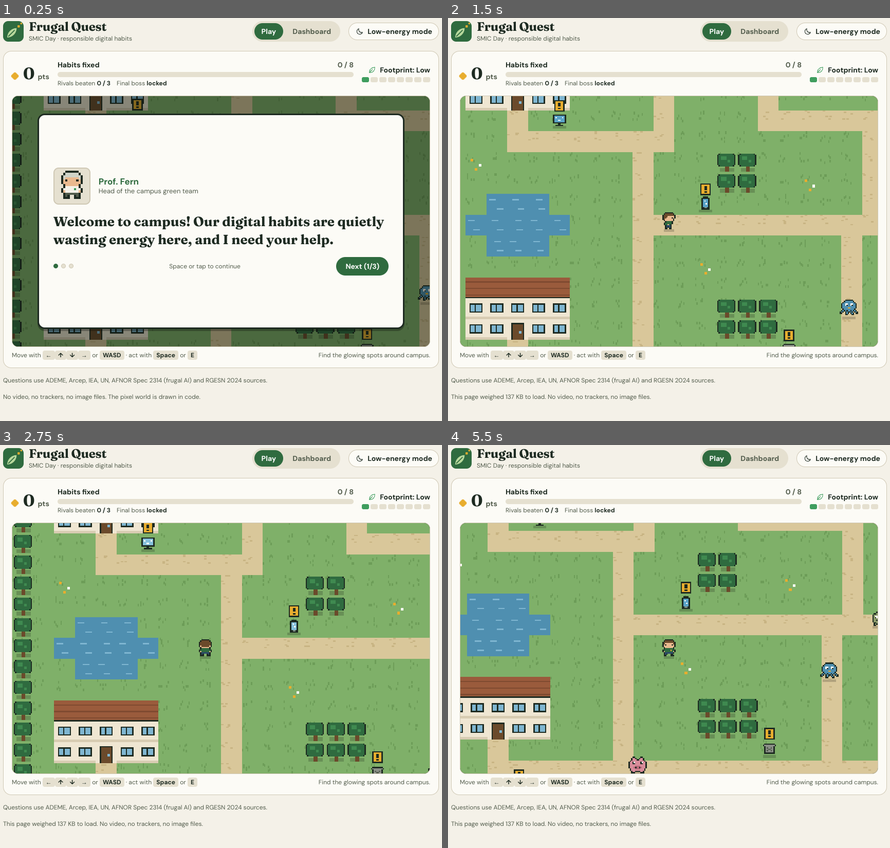
Above: before the commit, frames 1-4 (two rows, left to right).
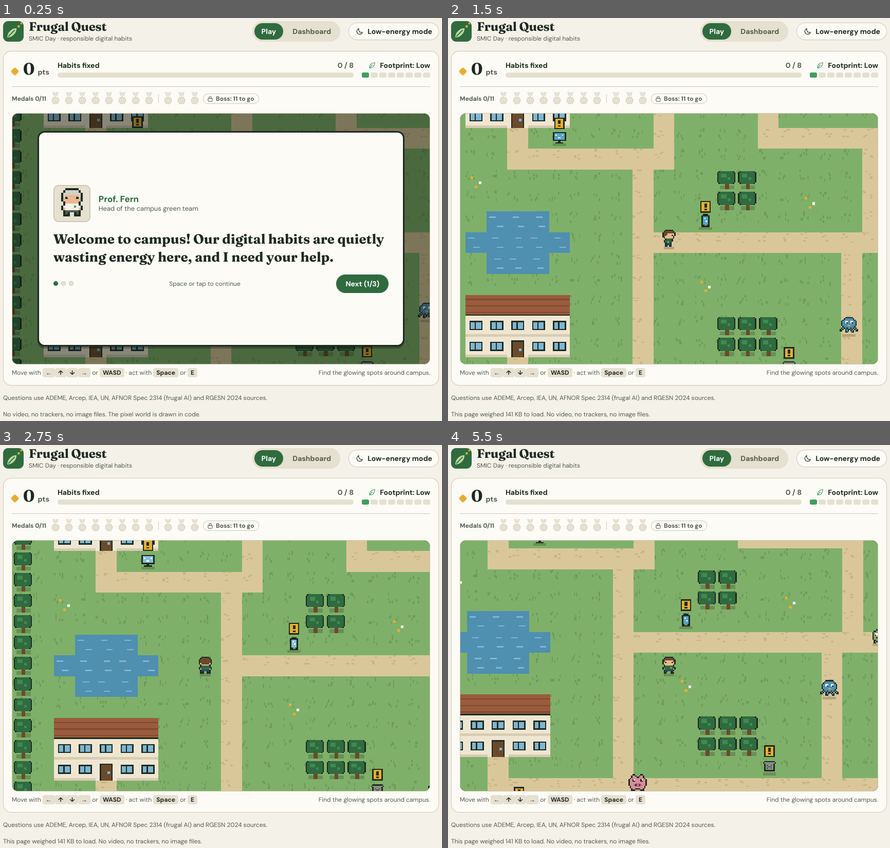
Above: after the commit, the same moments.

Repository: ArthurrMrv/gun_game
Game: browser game, page index.html
The game is run twice, just before and just after one commit, with the same random seed, the same clock (stepped at 60 frames per second) and the same inputs.
Inputs (mouse positions are in pixels of both pictures, inside the frame that each line leads up to; where the layout moved, square brackets give the same spot in the first picture):
- Up to frame 1 (0.25 s): no input
- Up to frame 2 (1.5 s): click "Play" at 0.27 s; click "Next (1/3)" at 0.52 s; click "Next (2/3)" at 0.77 s; hold Right from 1.03 s (still down); click (669, 263) [669, 247] at 1.07 s; tap Space at 1.1 s
- Up to frame 3 (2.75 s): release Right at 1.53 s; hold Down 1.58-1.85 s; tap Space at 1.6, 2.1, 2.6 s; click (137, 638) [137, 622] at 1.67 s; hold Left 1.9-2.47 s; click (304, 626) [304, 610] at 2.27 s; hold Up from 2.52 s (still down)
- Up to frame 4 (5.5 s): release Up at 2.82 s; click (730, 715) [730, 698] at 2.87 s; hold Right 2.87-3.53 s; tap Space every 0.5 s from 3.1 to 5.1 s; click (562, 727) [562, 710] at 3.47 s; hold Up 3.58-3.82 s; hold Left 3.87-4.3 s; click (669, 614) [669, 598] at 4.07 s; hold Down 4.35-4.68 s; click (792, 678) [792, 658] at 4.67 s; hold Right 4.73-5.23 s; click (545, 666) [545, 646] at 5.27 s; hold Down from 5.28 s (still down)

The runs differ from the first frame. In frame 1, 25% of the frame differs, in the area x 0-100%, y 0-100%; in frame 2, 28%; in frame 3, 29%; in frame 4, 29%.

Commit message:
Add medal tracker in header, unlock boss at 11 medals, first-duel progress message

Diff:
--- a/index.html
+++ b/index.html
@@ -178,6 +178,24 @@
 @media (max-width: 480px) { .dlg { inset: 4% 3%; } .dlg .keyhint { display: none; } }
 .sub { font: 400 12px/16px var(--sans); color: var(--ink-muted); margin-top: 4px; display: flex; gap: 12px; flex-wrap: wrap; }
 .sub b { font-weight: 600; color: var(--ink); }
+.medals { grid-column: 1 / -1; display: flex; align-items: center; gap: 6px; flex-wrap: wrap; padding-top: 10px; border-top: 1px solid var(--line); }
+@media (max-width: 480px) { .medals { gap: 3px; } .medals .lbl2 { width: 100%; } }
+.medals .lbl2 { font: 600 12px/16px var(--sans); color: var(--ink-muted); margin-right: 2px; font-variant-numeric: tabular-nums; }
+.medal { width: 20px; height: 25px; flex: none; display: block; }
+.medal .rib { fill: var(--surface-300); }
+.medal .disc { fill: var(--surface-300); stroke: var(--line); stroke-width: 1.2; stroke-dasharray: 2 1.5; }
+.medal.got .rib { fill: var(--moss); }
+.medal.got .disc { stroke: var(--ink); stroke-dasharray: none; }
+.medal.gold .disc { fill: var(--sun); }
+.medal.silver .disc { fill: #c9cdc2; }
+.medal.rival .disc { fill: var(--sky); }
+.medal.pop { animation: pop .6s ease; }
+@keyframes pop { 40% { transform: scale(1.6) translateY(-3px); } }
+.medals .sep { width: 1px; height: 16px; background: var(--line); margin: 0 2px; }
+.boss-ic { display: inline-flex; align-items: center; gap: 4px; font: 600 12px/16px var(--sans); color: var(--ink-muted); padding: 1px 8px 1px 6px; border-radius: 99px; border: 1px solid var(--line); }
+.boss-ic svg { width: 14px; height: 14px; }
+.boss-ic.open { background: var(--impact-high); border-color: var(--impact-high); color: #fff; }
+.boss-ic.done { background: var(--fern); border-color: var(--fern); color: var(--ink); }
 
 /* Battle */
 .modal.battle-modal { max-width: 560px; gap: 12px; }
@@ -207,7 +225,7 @@
   .modal { padding: 18px; }
   .brand b { font-size: 21px; }
 }
-@media (prefers-reduced-motion: reduce) { .fill, .hp i { transition: none; } }
+@media (prefers-reduced-motion: reduce) { .fill, .hp i { transition: none; } .medal.pop { animation: none; } }
 </style>
 
 <svg width="0" height="0" style="position:absolute" aria-hidden="true">
@@ -234,6 +252,8 @@
     <symbol id="i-share" viewBox="0 0 24 24"><circle cx="6" cy="12" r="2.5" fill="none" stroke="currentColor" stroke-wi …(278 unchanged characters)…
     <symbol id="i-user" viewBox="0 0 24 24"><circle cx="12" cy="8" r="4" fill="none" stroke="currentColor" stroke-width="1.5"/><path d="M4.5 20.5a7.5 7.5 0 0 1 15 0" fill="none" stroke="currentColor" stroke-width="1.5" stroke-linecap="round"/></symbol>
     <symbol id="i-ai" viewBox="0 0 24 24"><rect x="5" y="7" width="14" height="11" rx="3" fill="none" stroke="currentColor" stroke-width="1.5"/><path d="M12 3.5V7M9.5 12v1M14.5 12v1M3 11.5v3M21 11.5v3" stroke="currentColor" stroke-width="1.5" stroke-linecap="round"/></symbol>
+    <symbol id="i-lock" viewBox="0 0 24 24"><rect x="5" y="11" width="14" height="10" rx="2" fill="none" stroke="currentColor" stroke-width="1.8"/><path d="M8 11V8a4 4 0 0 1 8 0v3" fill="none" stroke="currentColor" stroke-width="1.8"/></symbol>
+    <symbol id="i-unlock" viewBox="0 0 24 24"><rect x="5" y="11" width="14" height="10" rx="2" fill="none" stroke="currentColor" stroke-width="1.8"/><path d="M8 11V8a4 4 0 0 1 7.5-2" fill="none" stroke="currentColor" stroke-width="1.8"/></symbol>
     <symbol id="i-web" viewBox="0 0 24 24"><rect x="3" y="4.5" width="18" height="12" rx="2" fill="none" stroke="currentColor" stroke-width="1.5"/><path d="M8 20h8M12 16.5V20M6.5 8h6M6.5 11h4" stroke="currentColor" stroke-width="1.5" stroke-linecap="round"/></symbol>
   </defs>
 </svg>
@@ -258,12 +278,12 @@
         <div class="prog">
           <div class="lbl"><span>Habits fixed</span><span id="fixedTxt">0 / 8</span></div>
           <div class="track"><div class="fill" id="fixedBar"></div></div>
-          <div class="sub"><span>Rivals beaten <b id="rivTxt">0 / 3</b></span><span>Final boss <b id="bossTxt">locked</b></span></div>
         </div>
         <div class="meter">
           <div class="lbl" id="impactLbl"><svg style="color:var(--impact-low)"><use href="#i-leaf"/></svg><span>Footprint: Low</span></div>
           <div class="segs" id="segs" aria-hidden="true"><i></i><i></i><i></i><i></i><i></i><i></i><i></i><i></i></div>
         </div>
+        <div class="medals" id="medals" aria-label="Medals"></div>
       </div>
       <div class="stage">
         <canvas id="cv" width="320" height="192" aria-label="Pixel campus. Move the character to the glowing spots and press Space to fix each habit." tabindex="0"></canvas>
@@ -607,6 +627,7 @@
 /* ---------- State ---------- */
 let S;
 function newRun() {
+  shownMedals = {};
   S = { x: 10 * T + 3, y: 10 * T - 2, dir: "down", flip: false, step: 0, moving: false,
     score: 0, streak: 0, done: {}, results: {}, used: {}, stats: {}, finished: false, started: true, rated: null,
     rivals: RIVALS.map((r) => ({ id: r.id, pos: (r.a + r.b) / 2, v: 1, beaten: false, cool: 0 })), boss: "locked" };
@@ -816,14 +837,39 @@
   if (sp && !S.done[sp.id]) openQuestion(sp);
 }
 
+/* ---------- Medals: 8 habits + 3 rivals unlock the final boss ---------- */
+const MEDAL_TOTAL = 11;
+const medalCount = () => Object.keys(S.done).length + S.rivals.filter((r) => r.beaten).length;
+const allMedals = () => medalCount() >= MEDAL_TOTAL;
+let shownMedals = {};
+function medalSvg(cls, title, key) {
+  const fresh = cls.includes("got") && !shownMedals[key] && !modalOpen; // animate once, when visible
+  if (fresh) shownMedals[key] = true;
+  const pop = fresh ? " pop" : "";
+  return `<svg class="medal ${cls}${pop}" viewBox="0 0 16 20" role="img" aria-label="${esc(title)}"><title>${esc(title)}</title><path class="rib" d="M3 0h4l2 6H5zM9 0h4l-2 6H7z"/><circle class="disc" cx="8" cy="13" r="5.5"/></svg>`;
+}
+function renderMedals() {
+  const n = medalCount();
+  let h = `<span class="lbl2">Medals ${n}/${MEDAL_TOTAL}</span>`;
+  h += SPOTS.map((sp) => { const d = S.done[sp.id];
+    return medalSvg(d ? `got ${d === "right" ? "gold" : "silver"}` : "", `${THEMES[sp.id].name}: ${d ? (d === "right" ? "fixed, gold" : "fixed, silver") : "not yet"}`, sp.id); }).join("");
+  h += '<span class="sep" aria-hidden="true"></span>';
+  h += S.rivals.map((rs) => medalSvg(rs.beaten ? "got rival" : "", `${rivalDef(rs.id).name}: ${rs.beaten ? "beaten" : "not yet"}`, rs.id)).join("");
+  const st = S.boss === "won" ? ["done", "check", "Boss beaten"] : S.boss === "open" ? ["open", "unlock", "Boss awake!"] : S.boss === "lost" ? ["", "cross", "Boss escaped"] : ["", "lock", `Boss: ${MEDAL_TOTAL - n} to go`];
+  h += `<span class="boss-ic ${st[0]}">${icon(st[1])}${st[2]}</span>`;
+  $("#medals").innerHTML = h;
+}
+function afterMedal() { // called after a medal is earned
+  if (allMedals() && S.boss === "locked") { setTimeout(openBoss, 250); return; }
+}
+
 /* ---------- HUD ---------- */
 function updateHud() {
   $("#score").textContent = S.score.toLocaleString("en-US");
   const n = Object.keys(S.done).length;
   $("#fixedTxt").textContent = `${n} / 8`;
   $("#fixedBar").style.width = (n / 8 * 100) + "%";
-  $("#rivTxt").textContent = `${S.rivals.filter((r) => r.beaten).length} / 3`;
-  $("#bossTxt").textContent = { locked: "locked", open: "awake!", won: "defeated", lost: "escaped" }[S.boss];
+  renderMedals();
   const wrong = Object.values(S.done).filter((v) => v === "wrong").length;
   const segs = document.querySelectorAll("#segs i");
   const level = wrong === 0 ? "low" : wrong <= 2 ? "mid" : "high";
@@ -856,14 +902,14 @@
   say([
     { who: "Prof. Fern", text: "Welcome to campus! Our digital habits are quietly wasting energy here, and I need your help." },
     { who: "Prof. Fern", text: "Walk to the 8 glowing spots with the arrows or WASD, then press Space to fix each habit by answering a question." },
-    { who: "Prof. Fern", text: "Careful: 3 rivals roam the paths and will challenge you to a duel. Fix every habit and the final boss wakes up!" }
+    { who: "Prof. Fern", text: "3 rivals also roam the paths. Fix the 8 habits and win the 3 duels to earn 11 medals (look at the top). Collect them all and the final boss wakes up!" }
   ]);
 }
 
 function openBoss() {
   S.boss = "open"; updateHud();
   say([
-    { who: "Prof. Fern", text: "All 8 habits fixed. Brilliant! But the campus servers are heating up…" },
+    { who: "Prof. Fern", text: "That's all 11 medals. Brilliant! But the campus servers are heating up…" },
     { who: "The Overclock", text: "WHO turned off my autoplay?! Come to the middle of campus and face me!" }
   ]);
 }
@@ -995,6 +1041,11 @@
     if (won && isBoss) { back(); setTimeout(finish, 200); return; }
     if (!won && isBoss) { closeModal(); modal.classList.remove("battle-modal"); startBattle(def, rs); return; }
     back();
+    if (won && rs) {
+      if (allMedals()) afterMedal();
+      else if (!S.toldProgress) { S.toldProgress = true; const left = MEDAL_TOTAL - medalCount();
+        setTimeout(() => say([{ who: "Prof. Fern", text: `Let's go, first duel won! Still ${left} medal${left > 1 ? "s" : ""} to go before the final boss. Keep an eye on the medals at the top.` }]), 250); }
+    }
     if (!won && rs) { rs.cool = performance.now() + 5000; // step back so the duel doesn't restart at once
       for (const [dx, dy] of [[0, -20], [0, 20], [-20, 0], [20, 0]]) if (!blocked(S.x + dx, S.y + dy)) { S.x += dx; S.y += dy; break; } }
   });
@@ -1029,13 +1080,13 @@
   let gained = 0;
   if (ok) { S.streak++; gained = 100 + (S.streak - 1) * 25; S.score += gained; } else S.streak = 0;
   S.done[sp.id] = ok ? "right" : "wrong"; S.results[sp.id] = ok; record(sp.id, ok);
-  const last = Object.keys(S.done).length === 8;
+  const last = allMedals();
   $("#after").innerHTML = `
     <div class="verdict" style="color:var(${ok ? "--impact-low" : "--impact-high"})">${icon(ok ? "check" : "cross")}<span style="color:var(--ink)">${ok ? `Habit fixed. +${gained} pts${S.streak > 1 ? ` · streak ×${S.streak}` : ""}` : "Not quite. Here is what the numbers say."}</span></div>
     <div class="fact">${icon("info")}<div><b>Did you know?</b><p>${esc(Q.f)}</p><span class="src">Source: ${esc(Q.s)}</span></div></div>
-    <div class="row"><button class="btn btn-primary" id="next">${last ? "See my results" : "Back to campus"}</button></div>`;
+    <div class="row"><button class="btn btn-primary" id="next">${last ? "Continue" : "Back to campus"}</button></div>`;
   $("#next").focus();
-  $("#next").addEventListener("click", () => { closeModal(); updateHud(); lastNear = undefined; if (last) setTimeout(openBoss, 250); });
+  $("#next").addEventListener("click", () => { closeModal(); updateHud(); lastNear = undefined; afterMedal(); });
   updateHud();
 }
 
--- a/src/frugal-quest.html
+++ b/src/frugal-quest.html
@@ -177,6 +177,24 @@
 @media (max-width: 480px) { .dlg { inset: 4% 3%; } .dlg .keyhint { display: none; } }
 .sub { font: 400 12px/16px var(--sans); color: var(--ink-muted); margin-top: 4px; display: flex; gap: 12px; flex-wrap: wrap; }
 .sub b { font-weight: 600; color: var(--ink); }
+.medals { grid-column: 1 / -1; display: flex; align-items: center; gap: 6px; flex-wrap: wrap; padding-top: 10px; border-top: 1px solid var(--line); }
+@media (max-width: 480px) { .medals { gap: 3px; } .medals .lbl2 { width: 100%; } }
+.medals .lbl2 { font: 600 12px/16px var(--sans); color: var(--ink-muted); margin-right: 2px; font-variant-numeric: tabular-nums; }
+.medal { width: 20px; height: 25px; flex: none; display: block; }
+.medal .rib { fill: var(--surface-300); }
+.medal .disc { fill: var(--surface-300); stroke: var(--line); stroke-width: 1.2; stroke-dasharray: 2 1.5; }
+.medal.got .rib { fill: var(--moss); }
+.medal.got .disc { stroke: var(--ink); stroke-dasharray: none; }
+.medal.gold .disc { fill: var(--sun); }
+.medal.silver .disc { fill: #c9cdc2; }
+.medal.rival .disc { fill: var(--sky); }
+.medal.pop { animation: pop .6s ease; }
+@keyframes pop { 40% { transform: scale(1.6) translateY(-3px); } }
+.medals .sep { width: 1px; height: 16px; background: var(--line); margin: 0 2px; }
+.boss-ic { display: inline-flex; align-items: center; gap: 4px; font: 600 12px/16px var(--sans); color: var(--ink-muted); padding: 1px 8px 1px 6px; border-radius: 99px; border: 1px solid var(--line); }
+.boss-ic svg { width: 14px; height: 14px; }
+.boss-ic.open { background: var(--impact-high); border-color: var(--impact-high); color: #fff; }
+.boss-ic.done { background: var(--fern); border-color: var(--fern); color: var(--ink); }
 
 /* Battle */
 .modal.battle-modal { max-width: 560px; gap: 12px; }
@@ -206,7 +224,7 @@
   .modal { padding: 18px; }
   .brand b { font-size: 21px; }
 }
-@media (prefers-reduced-motion: reduce) { .fill, .hp i { transition: none; } }
+@media (prefers-reduced-motion: reduce) { .fill, .hp i { transition: none; } .medal.pop { animation: none; } }
 </style>
 
 <svg width="0" height="0" style="position:absolute" aria-hidden="true">
@@ -233,6 +251,8 @@
     <symbol id="i-share" viewBox="0 0 24 24"><circle cx="6" cy="12" r="2.5" fill="none" stroke="currentColor" stroke-wi …(278 unchanged characters)…
     <symbol id="i-user" viewBox="0 0 24 24"><circle cx="12" cy="8" r="4" fill="none" stroke="currentColor" stroke-width="1.5"/><path d="M4.5 20.5a7.5 7.5 0 0 1 15 0" fill="none" stroke="currentColor" stroke-width="1.5" stroke-linecap="round"/></symbol>
     <symbol id="i-ai" viewBox="0 0 24 24"><rect x="5" y="7" width="14" height="11" rx="3" fill="none" stroke="currentColor" stroke-width="1.5"/><path d="M12 3.5V7M9.5 12v1M14.5 12v1M3 11.5v3M21 11.5v3" stroke="currentColor" stroke-width="1.5" stroke-linecap="round"/></symbol>
+    <symbol id="i-lock" viewBox="0 0 24 24"><rect x="5" y="11" width="14" height="10" rx="2" fill="none" stroke="currentColor" stroke-width="1.8"/><path d="M8 11V8a4 4 0 0 1 8 0v3" fill="none" stroke="currentColor" stroke-width="1.8"/></symbol>
+    <symbol id="i-unlock" viewBox="0 0 24 24"><rect x="5" y="11" width="14" height="10" rx="2" fill="none" stroke="currentColor" stroke-width="1.8"/><path d="M8 11V8a4 4 0 0 1 7.5-2" fill="none" stroke="currentColor" stroke-width="1.8"/></symbol>
     <symbol id="i-web" viewBox="0 0 24 24"><rect x="3" y="4.5" width="18" height="12" rx="2" fill="none" stroke="currentColor" stroke-width="1.5"/><path d="M8 20h8M12 16.5V20M6.5 8h6M6.5 11h4" stroke="currentColor" stroke-width="1.5" stroke-linecap="round"/></symbol>
   </defs>
 </svg>
@@ -257,12 +277,12 @@
         <div class="prog">
           <div class="lbl"><span>Habits fixed</span><span id="fixedTxt">0 / 8</span></div>
           <div class="track"><div class="fill" id="fixedBar"></div></div>
-          <div class="sub"><span>Rivals beaten <b id="rivTxt">0 / 3</b></span><span>Final boss <b id="bossTxt">locked</b></span></div>
         </div>
         <div class="meter">
           <div class="lbl" id="impactLbl"><svg style="color:var(--impact-low)"><use href="#i-leaf"/></svg><span>Footprint: Low</span></div>
           <div class="segs" id="segs" aria-hidden="true"><i></i><i></i><i></i><i></i><i></i><i></i><i></i><i></i></div>
         </div>
+        <div class="medals" id="medals" aria-label="Medals"></div>
       </div>
       <div class="stage">
         <canvas id="cv" width="320" height="192" aria-label="Pixel campus. Move the character to the glowing spots and press Space to fix each habit." tabindex="0"></canvas>
@@ -606,6 +626,7 @@
 /* ---------- State ---------- */
 let S;
 function newRun() {
+  shownMedals = {};
   S = { x: 10 * T + 3, y: 10 * T - 2, dir: "down", flip: false, step: 0, moving: false,
     score: 0, streak: 0, done: {}, results: {}, used: {}, stats: {}, finished: false, started: true, rated: null,
     rivals: RIVALS.map((r) => ({ id: r.id, pos: (r.a + r.b) / 2, v: 1, beaten: false, cool: 0 })), boss: "locked" };
@@ -815,14 +836,39 @@
   if (sp && !S.done[sp.id]) openQuestion(sp);
 }
 
+/* ---------- Medals: 8 habits + 3 rivals unlock the final boss ---------- */
+const MEDAL_TOTAL = 11;
+const medalCount = () => Object.keys(S.done).length + S.rivals.filter((r) => r.beaten).length;
+const allMedals = () => medalCount() >= MEDAL_TOTAL;
+let shownMedals = {};
+function medalSvg(cls, title, key) {
+  const fresh = cls.includes("got") && !shownMedals[key] && !modalOpen; // animate once, when visible
+  if (fresh) shownMedals[key] = true;
+  const pop = fresh ? " pop" : "";
+  return `<svg class="medal ${cls}${pop}" viewBox="0 0 16 20" role="img" aria-label="${esc(title)}"><title>${esc(title)}</title><path class="rib" d="M3 0h4l2 6H5zM9 0h4l-2 6H7z"/><circle class="disc" cx="8" cy="13" r="5.5"/></svg>`;
+}
+function renderMedals() {
+  const n = medalCount();
+  let h = `<span class="lbl2">Medals ${n}/${MEDAL_TOTAL}</span>`;
+  h += SPOTS.map((sp) => { const d = S.done[sp.id];
+    return medalSvg(d ? `got ${d === "right" ? "gold" : "silver"}` : "", `${THEMES[sp.id].name}: ${d ? (d === "right" ? "fixed, gold" : "fixed, silver") : "not yet"}`, sp.id); }).join("");
+  h += '<span class="sep" aria-hidden="true"></span>';
+  h += S.rivals.map((rs) => medalSvg(rs.beaten ? "got rival" : "", `${rivalDef(rs.id).name}: ${rs.beaten ? "beaten" : "not yet"}`, rs.id)).join("");
+  const st = S.boss === "won" ? ["done", "check", "Boss beaten"] : S.boss === "open" ? ["open", "unlock", "Boss awake!"] : S.boss === "lost" ? ["", "cross", "Boss escaped"] : ["", "lock", `Boss: ${MEDAL_TOTAL - n} to go`];
+  h += `<span class="boss-ic ${st[0]}">${icon(st[1])}${st[2]}</span>`;
+  $("#medals").innerHTML = h;
+}
+function afterMedal() { // called after a medal is earned
+  if (allMedals() && S.boss === "locked") { setTimeout(openBoss, 250); return; }
+}
+
 /* ---------- HUD ---------- */
 function updateHud() {
   $("#score").textContent = S.score.toLocaleString("en-US");
   const n = Object.keys(S.done).length;
   $("#fixedTxt").textContent = `${n} / 8`;
   $("#fixedBar").style.width = (n / 8 * 100) + "%";
-  $("#rivTxt").textContent = `${S.rivals.filter((r) => r.beaten).length} / 3`;
-  $("#bossTxt").textContent = { locked: "locked", open: "awake!", won: "defeated", lost: "escaped" }[S.boss];
+  renderMedals();
   const wrong = Object.values(S.done).filter((v) => v === "wrong").length;
   const segs = document.querySelectorAll("#segs i");
   const level = wrong === 0 ? "low" : wrong <= 2 ? "mid" : "high";
@@ -855,14 +901,14 @@
   say([
     { who: "Prof. Fern", text: "Welcome to campus! Our digital habits are quietly wasting energy here, and I need your help." },
     { who: "Prof. Fern", text: "Walk to the 8 glowing spots with the arrows or WASD, then press Space to fix each habit by answering a question." },
-    { who: "Prof. Fern", text: "Careful: 3 rivals roam the paths and will challenge you to a duel. Fix every habit and the final boss wakes up!" }
+    { who: "Prof. Fern", text: "3 rivals also roam the paths. Fix the 8 habits and win the 3 duels to earn 11 medals (look at the top). Collect them all and the final boss wakes up!" }
   ]);
 }
 
 function openBoss() {
   S.boss = "open"; updateHud();
   say([
-    { who: "Prof. Fern", text: "All 8 habits fixed. Brilliant! But the campus servers are heating up…" },
+    { who: "Prof. Fern", text: "That's all 11 medals. Brilliant! But the campus servers are heating up…" },
     { who: "The Overclock", text: "WHO turned off my autoplay?! Come to the middle of campus and face me!" }
   ]);
 }
@@ -994,6 +1040,11 @@
     if (won && isBoss) { back(); setTimeout(finish, 200); return; }
     if (!won && isBoss) { closeModal(); modal.classList.remove("battle-modal"); startBattle(def, rs); return; }
     back();
+    if (won && rs) {
+      if (allMedals()) afterMedal();
+      else if (!S.toldProgress) { S.toldProgress = true; const left = MEDAL_TOTAL - medalCount();
+        setTimeout(() => say([{ who: "Prof. Fern", text: `Let's go, first duel won! Still ${left} medal${left > 1 ? "s" : ""} to go before the final boss. Keep an eye on the medals at the top.` }]), 250); }
+    }
     if (!won && rs) { rs.cool = performance.now() + 5000; // step back so the duel doesn't restart at once
       for (const [dx, dy] of [[0, -20], [0, 20], [-20, 0], [20, 0]]) if (!blocked(S.x + dx, S.y + dy)) { S.x += dx; S.y += dy; break; } }
   });
@@ -1028,13 +1079,13 @@
   let gained = 0;
   if (ok) { S.streak++; gained = 100 + (S.streak - 1) * 25; S.score += gained; } else S.streak = 0;
   S.done[sp.id] = ok ? "right" : "wrong"; S.results[sp.id] = ok; record(sp.id, ok);
-  const last = Object.keys(S.done).length === 8;
+  const last = allMedals();
   $("#after").innerHTML = `
     <div class="verdict" style="color:var(${ok ? "--impact-low" : "--impact-high"})">${icon(ok ? "check" : "cross")}<span style="color:var(--ink)">${ok ? `Habit fixed. +${gained} pts${S.streak > 1 ? ` · streak ×${S.streak}` : ""}` : "Not quite. Here is what the numbers say."}</span></div>
     <div class="fact">${icon("info")}<div><b>Did you know?</b><p>${esc(Q.f)}</p><span class="src">Source: ${esc(Q.s)}</span></div></div>
-    <div class="row"><button class="btn btn-primary" id="next">${last ? "See my results" : "Back to campus"}</button></div>`;
+    <div class="row"><button class="btn btn-primary" id="next">${last ? "Continue" : "Back to campus"}</button></div>`;
   $("#next").focus();
-  $("#next").addEventListener("click", () => { closeModal(); updateHud(); lastNear = undefined; if (last) setTimeout(openBoss, 250); });
+  $("#next").addEventListener("click", () => { closeModal(); updateHud(); lastNear = undefined; afterMedal(); });
   updateHud();
 }
 
